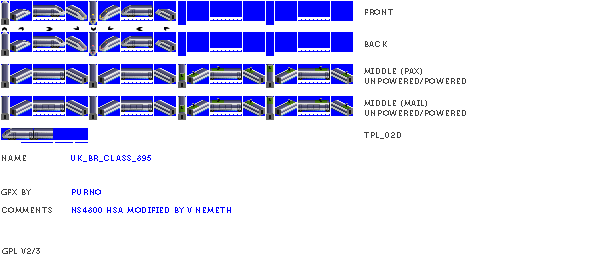
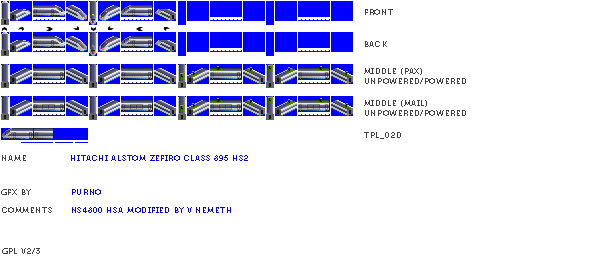
Revision of a layered 600 x 270 image; what changed, layer by layer:
renamed "UK_BR_Class_895" to "Hitachi Alstom Zefiro Class 895 HS2", painted on it over box(71, 155, 248, 162)
